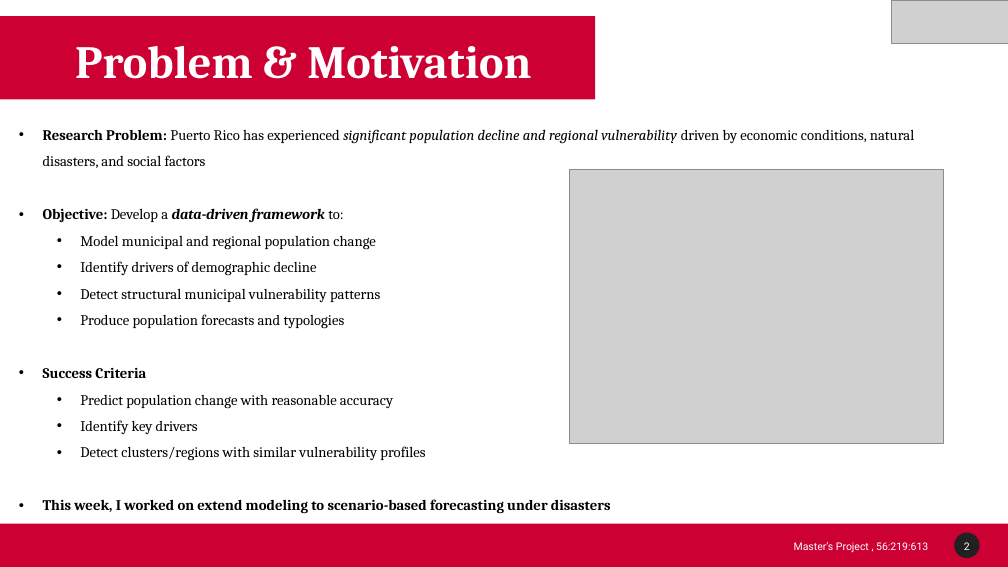
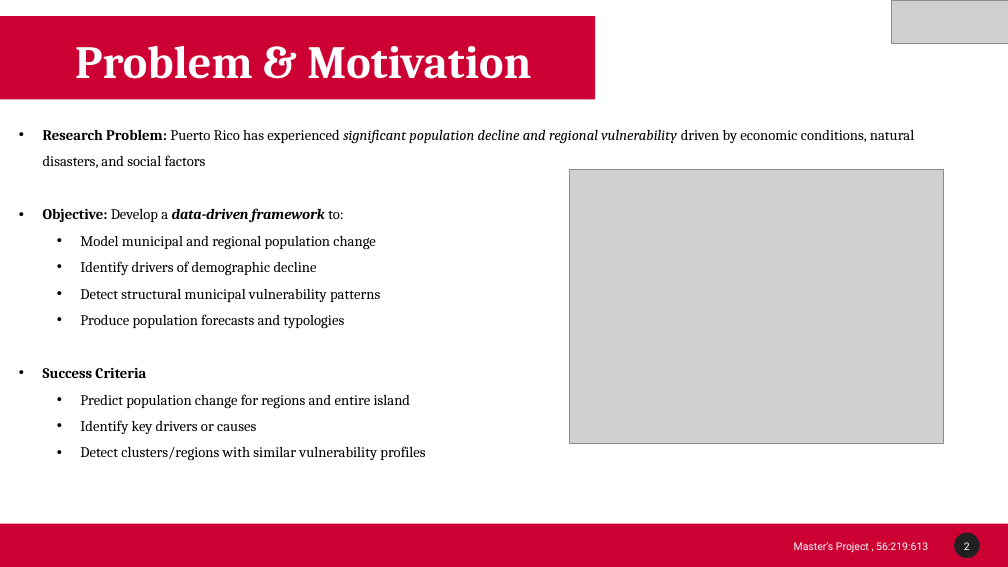
Before and after one commit to Venettov/CAPSTONE_DATA_SCIENCE_RIVERARUIZ, a slide deck: slide 3 of project_reports/Final Presentation/Final_Presentation_Riveraruiz.pptx. Drawn at 1008x567 pixels with LibreOffice and Linux fonts; fonts in the diff are those of the drawing; grey boxes stand for pictures; background and template pictures are left out. Boxes give left, top, right and bottom in pixels: in the first picture for what was removed or moved away, otherwise in the second. Text is boxed around its words. In the diff, an @@ line names an element or a change of style, - is before the commit and + after.

```diff
--- a/project_reports/Final Presentation/Final_Presentation_Riveraruiz.pptx
+++ b/project_reports/Final Presentation/Final_Presentation_Riveraruiz.pptx
@@ text at <box>80,394,411,434</box>: text changed @@
-  • Predict population change with reasonable accuracy
-  • Identify key drivers
+  • Predict population change for regions and entire island
+  • Identify key drivers or causes
@@ text at <box>43,499,611,514</box>: paragraph removed @@
-• This week, I worked on extend modeling to scenario-based forecasting under disasters
```
Also in this commit, not shown: 3 other slides changed, 1 slide removed, 6 other files.
